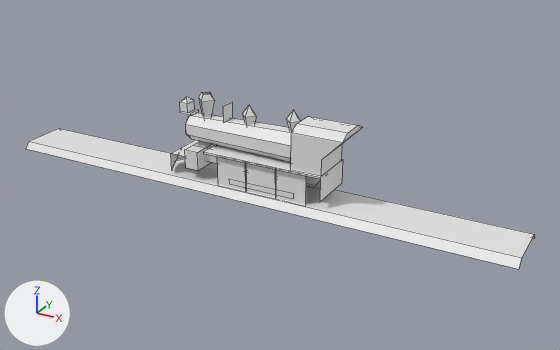
A saved change to the Blender file resources/3d/locomotives/460_tenwheeler/tenwheeler.blend.
Before and after are seen from a camera (50 mm lens) standing at (16.6, -27.3, 14.5) and looking at (1.3, 0.5, 0.6). The lights are fixed; the arrows at lower left show +X, +Y and +Z. Mesh edges are drawn as thin lines. Materials are left out; every surface is plain grey.
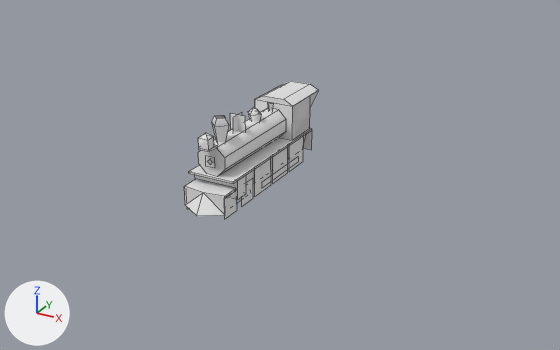
What differs and where, as boxes [x1, y1, x2, y2] in the pictures (560 x 350 px; the box of a moved part takes in the faces that stretch with it):
'Object02', reshaped, moved, turned, modifiers changed
    before: [171, 92, 363, 205]
    after: [184, 81, 319, 216]
'Plane.019', hidden
    before: [26, 128, 535, 269]
'Object02.001', added
    after: [255, 136, 303, 196]
'Object02.002', added
    after: [292, 91, 318, 140]
'Object02.004', added
    after: [187, 178, 253, 219]
'Object02.003', added
    after: [262, 157, 298, 188]
part 1 of me_object02, moved or reshaped
    before: [180, 109, 198, 116]
    after: [198, 145, 217, 152]
part 2 of me_object02, moved or reshaped
    before: [223, 102, 233, 122]
    after: [230, 113, 246, 133]
part 3 of me_object02, rebuilt
    before: [186, 112, 291, 162]
    after: [198, 108, 286, 176]
part 4 of me_object02, deleted
    before: [206, 105, 320, 205]
part 5 of me_object02, moved or reshaped
    before: [180, 97, 358, 176]
    after: [198, 100, 306, 203]
part 6 of me_object02, shading changed
    before: [199, 92, 363, 202]
    after: [189, 81, 319, 183]

Edits to the bpy script that builds the scene:
```text
Change me_object02:
    used by ob_object02; location = (0.0, 0.02, 0.26); rotation_euler = (1.571, 0.0, 4.712), in degrees (90, 0, 270)
    remove me_object02.from_pydata(...)  # 146 vertices, 91 faces; spans x -1.09..1.09, y -0.14..3.71, z -4.99..4.1
    add me_object02.from_pydata(...)  # 128 vertices, 76 faces; spans x -1.09..1.09, y 0.06..3.71, z -4.99..4.1
    me_object02 part 1: the loose piece of 8 vertices spanning x -0.31..0.28, y 2.62..2.74, z 2.81..3.39 is scaled about its middle by (0.891, 1, 1)
    me_object02 part 2: the loose piece of 4 vertices spanning x -0.39..0.36, y 2.64..3.39, z 0.98 is moved by (0.0, 0.0, -0.22)
    me_object02 part 3: the loose piece of 24 vertices spanning x -0.71..0.68, y 1.36..2.76, z -2.69..2.98 is rebuilt with 16 vertices and now spans x -0.71..0.68, y 1.36..2.76, z -2.31..2.86
    me_object02 part 4: 11 loose pieces with 46 vertices, spanning x -0.95..0.95, y -0.14..3.52, z -4.1..2.64, are deleted
    me_object02 part 5
    20 vertices are removed from x -1.0..1.0, y 1.39..3.66, z -4.1..3.38
    22 faces are deleted
    4 vertices in x -1.09..1.09, y 1.31..1.4, z 1.62 move by (0.0, 0.0, 1.38)
    4 vertices in x -1.0..1.0, y 3.04..3.28, z -2.69 move by (0.0, 0.0, 0.38)
    56 vertices are added at x -1.0..1.0, y 0.1..3.39, z -4.1..3.5
    33 new faces join them
    me_object02 part 6: 18 kept faces spanning x -1.09..1.09, y 0.27..3.71, z -4.99..3.0 are now shaded smooth
Add me_object02_001:
    me_object02_001.from_pydata([(0.93, -0.72, -0.72), (0.93, 0.72, -0.72), (0.93, -0.72, 0.72), (0.93, 0.72, 0.72), (-0.93, -0.72, -0.72), (-0.93, 0.72, -0.72), (-0.93, -0.72, 0.72), (-0.93, 0.72, 0.72)], [], [(0, 1, 3, 2), (4, 6, 7, 5)])
Add me_object02_003:
    me_object02_003.from_pydata([(0.95, 0.34, 0.44), (0.95, 0.05, 0.44), (0.95, 0.34, -3.0), (0.95, 0.05, -3.0)], [], [(0, 1, 3, 2)])
Add me_object02_004:
    me_object02_004.from_pydata([(0.93, -0.14, 3.45), (0.93, -0.14, 2.49), (0.93, 0.81, 3.45), (0.93, 0.81, 2.49), (0.93, -0.14, 2.1), (0.93, -0.14, 1.15), (0.93, 0.81, 2.1), (0.93, 0.81, 1.15)], [], [(0, 1, 3, 2), (4, 5, 7, 6)])
Change ob_object02:
    ob_object02.location: (0.0, 0.02, 0.26) -> (0.0, 0.02, 0.16)
    ob_object02.rotation_euler: (1.571, 0.0, 4.712) -> (1.571, 0.0, 6.283)  # degrees (90, 0, 270) -> degrees (90, 0, 360)
    add _m = ob_object02.modifiers.new('EdgeSplit', 'EDGE_SPLIT')
    add _m.split_angle = 1.229
Change ob_plane_019:
    ob_plane_019.rotation_euler: (0.0, 0.0, 0.0) -> (0.0, 0.0, 1.571)  # degrees (0, 0, 0) -> degrees (0, 0, 90)
    add ob_plane_019.hide_set(True)  # its collection is switched off
Add ob_object02_001:
    ob_object02_001 = bpy.data.objects.new('Object02.001', me_object02_001)  # modifiers ARRAY
    ob_object02_001.location = (0.0, -0.28, 0.73)
Add ob_object02_002:
    ob_object02_002 = bpy.data.objects.new('Object02.002', me_object02_002)  # 24 vertices, 22 faces; spans x -1.0..1.0, y 1.39..3.04, z -4.99..-2.31
    ob_object02_002.location = (0.0, 0.02, 0.16)
    ob_object02_002.rotation_euler = (1.571, 0.0, 6.283)  # degrees (90, 0, 360)
Add ob_object02_003:
    ob_object02_003 = bpy.data.objects.new('Object02.003', me_object02_003)  # modifiers MIRROR
    ob_object02_003.location = (0.0, 0.02, 0.16)
    ob_object02_003.rotation_euler = (1.571, 0.0, 6.283)  # degrees (90, 0, 360)
Add ob_object02_004:
    ob_object02_004 = bpy.data.objects.new('Object02.004', me_object02_004)  # modifiers MIRROR
    ob_object02_004.location = (0.0, 0.02, 0.16)
    ob_object02_004.rotation_euler = (1.571, 0.0, 6.283)  # degrees (90, 0, 360)
```
